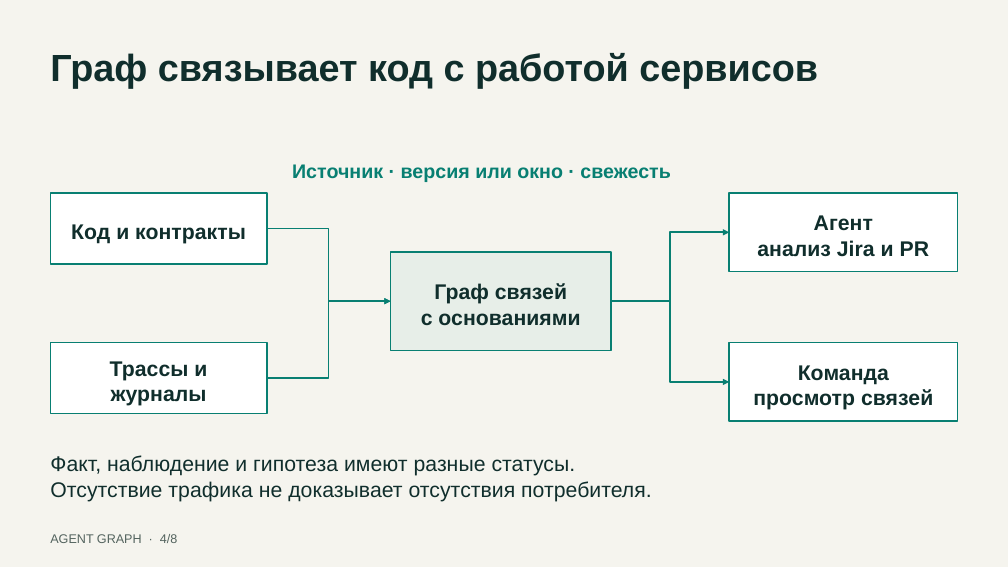
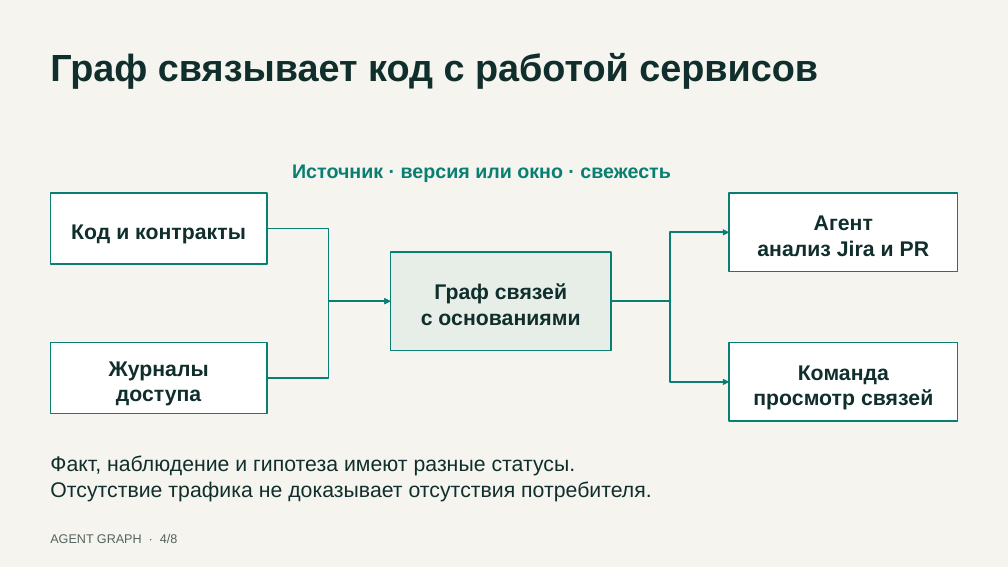
Before and after one commit to rengalaxies/agent, a slide deck: slide 4 of docs/product/pilot/presentation/pilot-presentation.pptx. Drawn at 1008x567 pixels with LibreOffice and Linux fonts; fonts in the diff are those of the drawing. Boxes give left, top, right and bottom in pixels: in the first picture for what was removed or moved away, otherwise in the second. Text is boxed around its words. In the diff, an @@ line names an element or a change of style, - is before the commit and + after.

```diff
--- a/docs/product/pilot/presentation/pilot-presentation.pptx
+++ b/docs/product/pilot/presentation/pilot-presentation.pptx
@@ text in rectangle at [109, 361, 209, 406]: text changed @@
-Трассы и журналы
+Журналы доступа
```
Also in this commit, not shown: 4 other slides changed, 8 other files.
